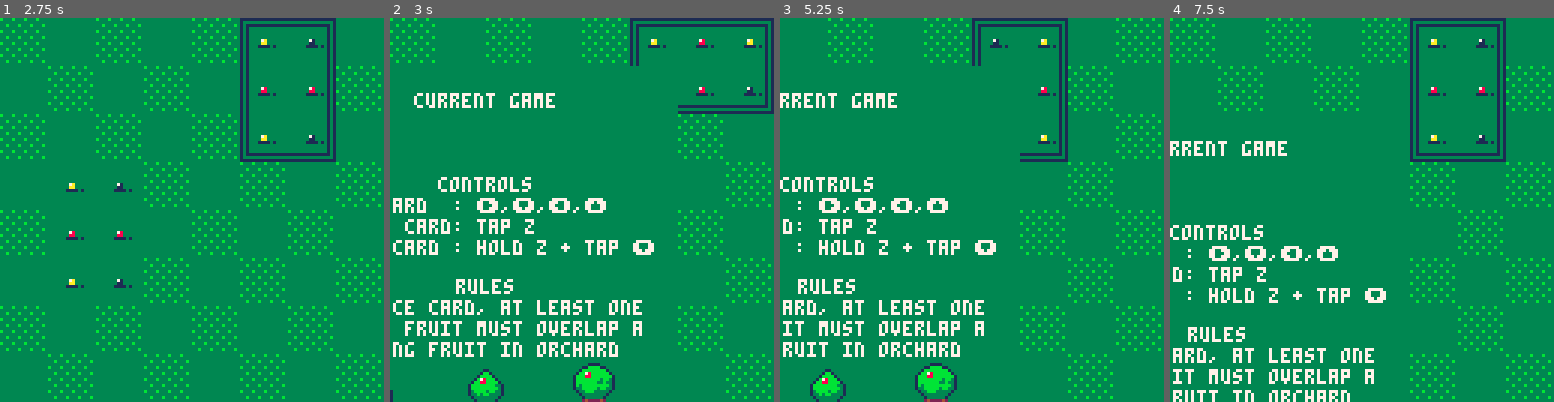
Above: before the commit, frames 1-4 (left to right).
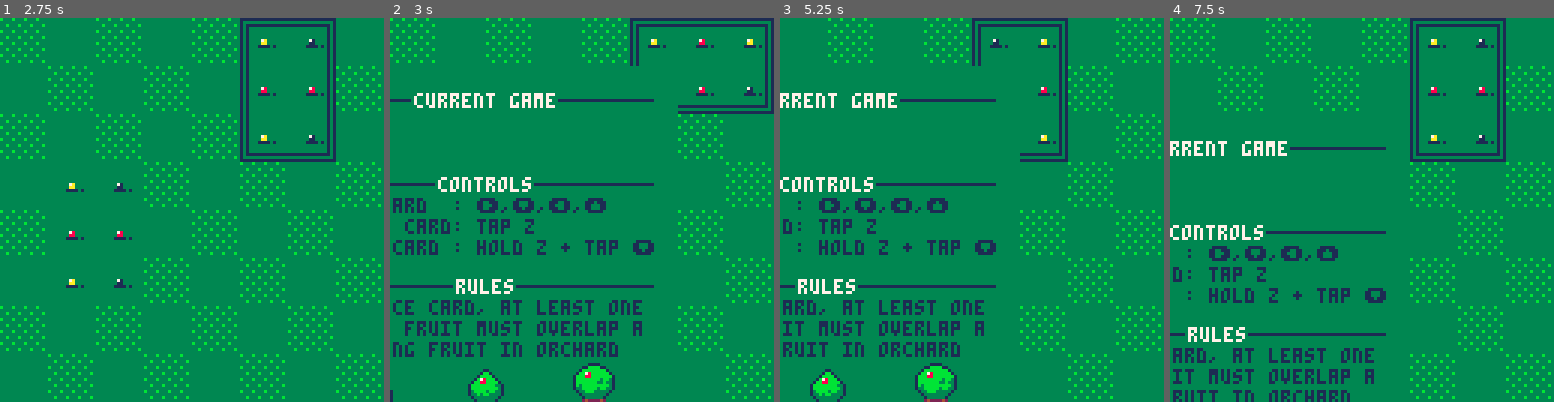
Above: after the commit, the same moments.

Repository: shen-sat/orchard
Game: PICO-8 cartridge game.p8
The game is run twice, just before and just after one commit, with the same random seed, the same clock (stepped at 60 frames per second) and the same inputs.
Inputs:
- Up to frame 1 (2.75 s): tap X (X key) at 0.33, 1.07, 1.85 s; tap O (Z key) at 0.7, 1.7, 2.1, 2.5 s; hold Right 1.6-2.1 s; hold Up 2.15-2.42 s; hold Right from 2.47 s (still down)
- Up to frame 2 (3 s): keep holding Right; tap O (Z key) at 2.9 s; tap X (X key) at 2.97 s
- Up to frame 3 (5.25 s): release Right at 3.03 s; hold Left 3.08-3.58 s; tap O (Z key) every 0.4 s from 3.3 to 4.9 s; hold Down 3.63-3.97 s; hold Right 4.02-4.68 s; tap X (X key) at 4.08, 5.2 s; hold Up 4.73-5.03 s; hold Left from 5.08 s (still down)
- Up to frame 4 (7.5 s): tap O (Z key) every 0.4 s from 5.3 to 7.3 s; release Left at 5.68 s; hold Down 5.73-6.03 s; hold Right 6.08-6.58 s; tap X (X key) at 6.32, 7.43 s; hold Right 6.63-7.13 s; hold Up 7.18-7.45 s

Frame 1 is identical in both runs. In frame 2, 6.1% of the frame differs, in the area x 0-69%, y 21-89%; in frame 3, 4.8%; in frame 4, 4.6%.

Commit message:
Add lines to pause screen

Diff:
--- a/game.p8
+++ b/game.p8
@@ -42,25 +42,53 @@
     end,
     col = 3,
     draw = function(self)
+      local text_color = 1
+      local title_color = 7
+      local all_lines_first_x = 9
+      -- 9 x 11
+      -- 12 x 4 = 48
+
       rectfill(self.x0,self.y0,self:x1(),self:y1(),self.col)
-      print('current game',40,9,7)
-      print('score:',9,16,7)
-      print('card :',9,23,7)
-      print('controls',48,23 + 14,7)
-      print('move card  : ➡️,⬇️,⬅️,⬆️',9,23 + 14 + 5 + 2,7)
-      print('rotate card: tap z',9,23 + 14 + 5 + 2 + 5 + 2,7)
-      print('place card : hold z + tap ⬇️',9,23 + 14 + 5 + 2 + 5 + 2 + 5 + 2,7)
-      print('rules',54,23 + 14 + 21 + 8 + 5,7)
-      print('to place card, at least one',9,23 + 14 + 21 + 8 + 5 + 7,7)
-      print('of its fruit must overlap a',9,23 + 14 + 21 + 8 + 5 + 7 + 7,7)
-      print('matching fruit in orchard',9,23 + 14 + 21 + 8 + 5 + 7 + 7 + 7,7)
+      local current_first_x = 40
+      local current_first_y = 9
+      local current_line_y = current_first_y + 2
+      print('current game',current_first_x,current_first_y,title_color)
+      line(all_lines_first_x,current_line_y,current_first_x - 2,current_line_y,text_color)
+      line(current_first_x + 48,current_line_y,128 - 9,current_line_y,text_color)
+      print('score:',9,16,text_color)
+      print('card :',9,23,text_color)
+      --
+
+
+      local controls_first_x = 48
+      local controls_first_y = 23 + 14
+      local controls_line_y = controls_first_y + 2
+      print('controls',controls_first_x,23 + 14,title_color)
+      line(all_lines_first_x,controls_line_y,controls_first_x - 2,controls_line_y,text_color)
+      line(32 + controls_first_x,controls_line_y,128 - 9,controls_line_y,text_color)
+      print('move card  : ➡️,⬇️,⬅️,⬆️',9,controls_first_y + 5 + 2,text_color)
+      print('rotate card: tap z',9,controls_first_y + 5 + 2 + 5 + 2,text_color)
+      print('place card : hold z + tap ⬇️',9,controls_first_y + 5 + 2 + 5 + 2 + 5 + 2,text_color)
+      --
+      local rules_first_x = 54
+      local rules_first_y = 23 + 14 + 21 + 8 + 5
+      local rules_line_y = rules_first_y + 2
+      print('rules',rules_first_x,rules_first_y,title_color)
+      line(all_lines_first_x,rules_line_y,rules_first_x - 2,rules_line_y,text_color)
+      line(20 + rules_first_x,rules_line_y,128 - 9,rules_line_y,text_color)
+      -- line(all_lines_first_x,controls_line_y,controls_first_x - 2,controls_line_y,text_color)
+      -- line(32 + controls_first_x,controls_line_y,128 - 9,controls_line_y,text_color)
+
+      print('to place card, at least one',9,23 + 14 + 21 + 8 + 5 + 7,text_color)
+      print('of its fruit must overlap a',9,23 + 14 + 21 + 8 + 5 + 7 + 7,text_color)
+      print('matching fruit in orchard',9,23 + 14 + 21 + 8 + 5 + 7 + 7 + 7,text_color)
       spr(n,x,y,w,h,flip_x,flip_y)
       spr(2,20,23 + 14 + 21 + 8 + 5 + 7 + 7 + 7 + 5 + 4,2,2)
       spr(4,20 + 16 + 20,23 + 14 + 21 + 8 + 5 + 7 + 7 + 7 + 5 + 4 - 2,2,2)
       spr(6,20 + 16 + 20 + 16 + 20,23 + 14 + 21 + 8 + 5 + 7 + 7 + 7 + 5 + 4 - 3,2,2)
-      print('3points',20 - 6,23 + 14 + 21 + 8 + 5 + 7 + 7 + 7 + 5 + 4 + 13,7)
-      print('6points',20 + 16 + 20 - 6,23 + 14 + 21 + 8 + 5 + 7 + 7 + 7 + 5 + 4 + 13,7)
-      print('9points',20 + 16 + 20 + 16 + 20 - 6,23 + 14 + 21 + 8 + 5 + 7 + 7 + 7 + 5 + 4 + 13,7)
+      print('3points',20 - 6,23 + 14 + 21 + 8 + 5 + 7 + 7 + 7 + 5 + 4 + 13,text_color)
+      print('6points',20 + 16 + 20 - 6,23 + 14 + 21 + 8 + 5 + 7 + 7 + 7 + 5 + 4 + 13,text_color)
+      print('9points',20 + 16 + 20 + 16 + 20 - 6,23 + 14 + 21 + 8 + 5 + 7 + 7 + 7 + 5 + 4 + 13,text_color)
       -- spr(2,,23 + 14 + 21 + 8 + 5 + 7 + 7 + 7 + 5 + 4 + 13,2,2)
     end
   }
